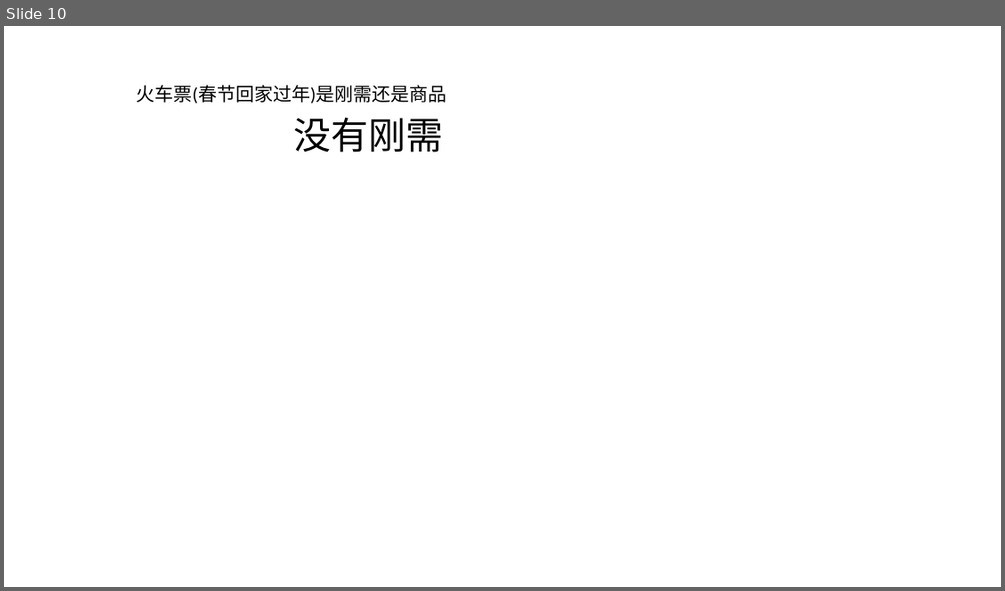
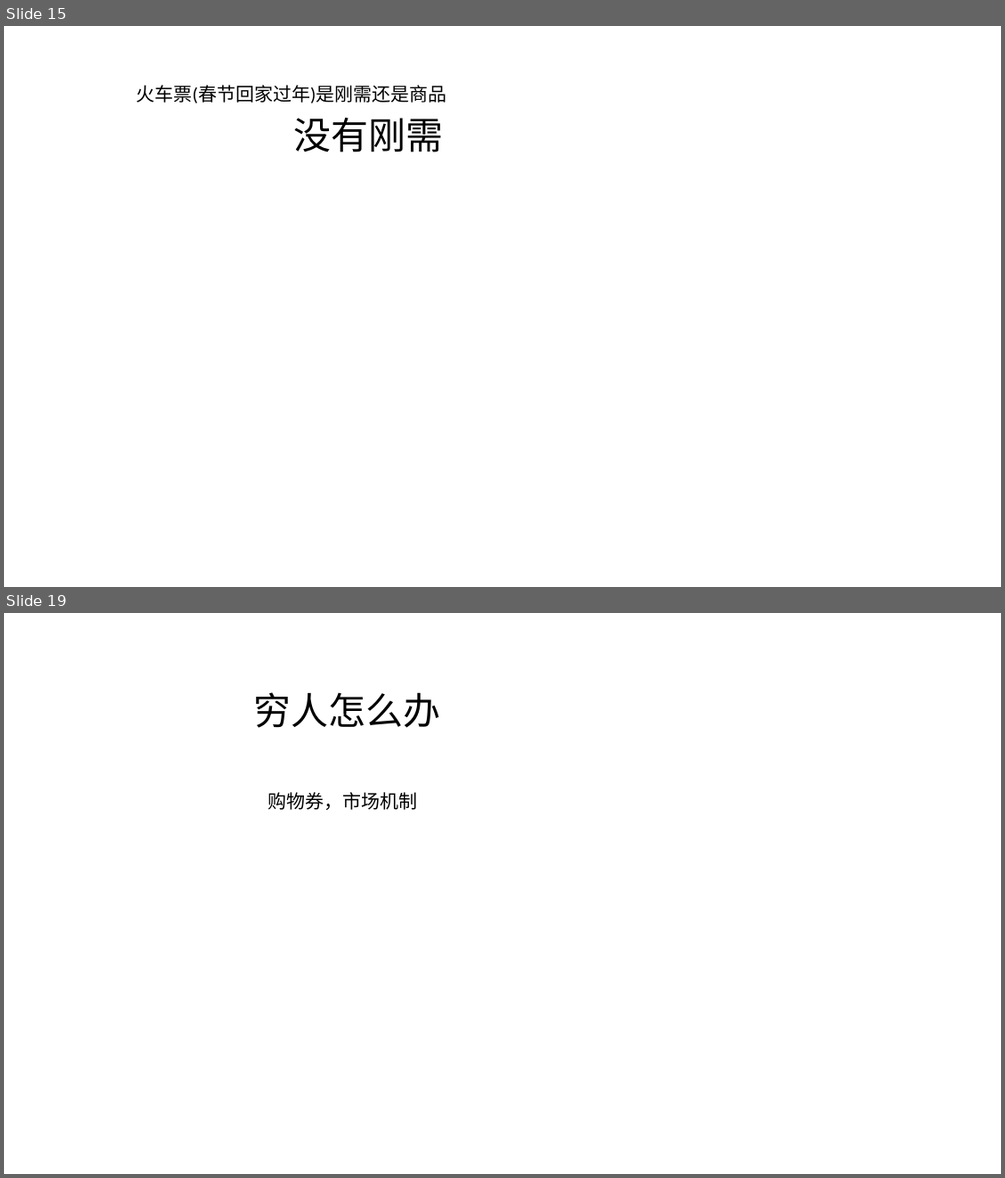
Before and after one commit to FredJiangFei/MyDocuments, a slide deck: 火车票/火车票.pptx. Shown one above the other, each under a label of ours: slide 10 before the commit, slides 15 and 19 after it; the slides between them are not shown. The pictures are 1005x591 and 1005x1178 pixels, drawn with LibreOffice and Linux fonts; fonts in the diff are those of the drawing. Boxes give left, top, right and bottom in pixels: in the first picture for what was removed or moved away, otherwise in the second. Text is boxed around its words. In the diff, an @@ line names an element or a change of style, - is before the commit and + after.

```diff
--- a/火车票/火车票.pptx
+++ b/火车票/火车票.pptx
@@ slide 19 added at bbox=[4, 613, 1001, 1174], background #FFFFFF @@
@@ text added at bbox=[254, 692, 441, 728], 36 pt, text #000000 @@
+穷人怎么办
@@ text added at bbox=[268, 792, 418, 810], 18 pt, text #000000 @@
+购物券，市场机制
@@ what was slide 10 is now slide 15 @@
```
Also in this commit, not shown: 4 slides changed, 7 other slides added, 1 slide removed, 2 other files.
